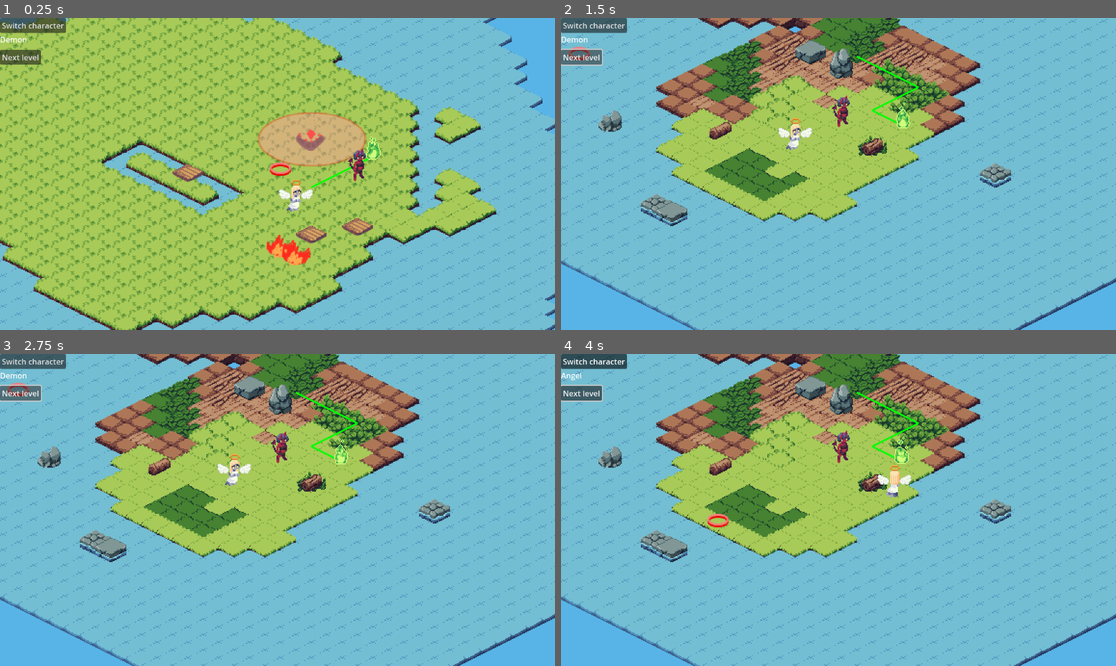
Above: before the commit, frames 1-4 (two rows, left to right).
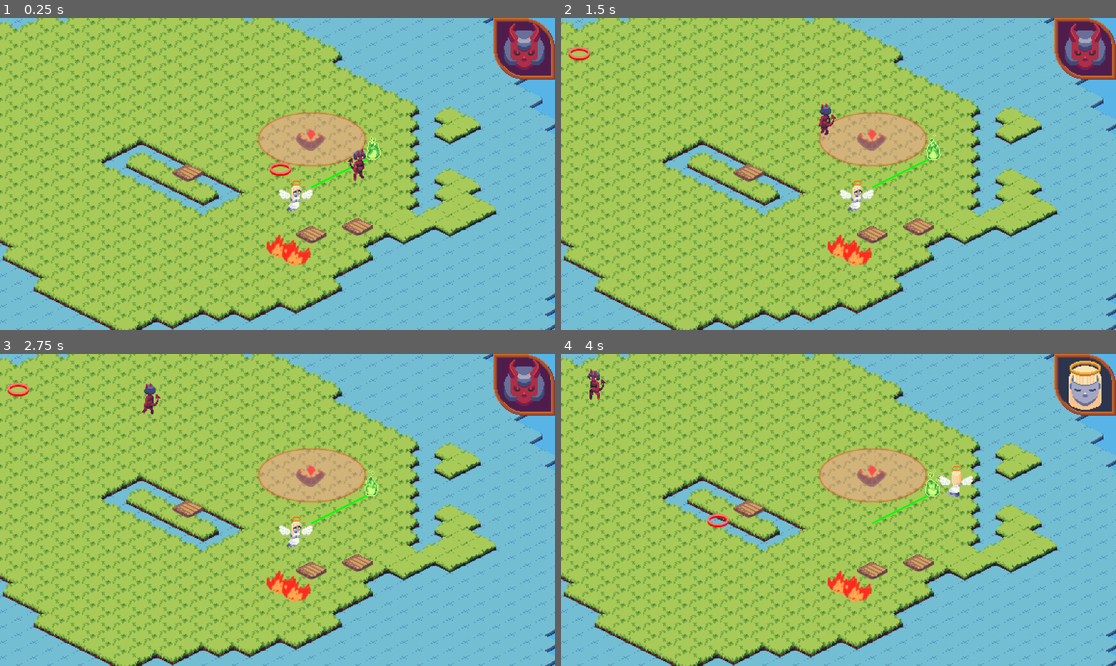
Above: after the commit, the same moments.

Repository: amdevcic/mashup-jam
Game: Godot game, scene res://Scenes/game.tscn
The game is run twice, just before and just after one commit, with the same random seed, the same clock (stepped at 60 frames per second) and the same inputs.
Inputs (mouse positions are in pixels of both pictures, inside the frame that each line leads up to):
- Up to frame 1 (0.25 s): no input
- Up to frame 2 (1.5 s): click (583, 58) at 0.5 s, where only the run before the commit has a clickable "Next level"; click (583, 58) at 1.25 s, where only the run before the commit has a clickable "Next level"
- Up to frame 3 (2.75 s): click (22, 394) at 2 s, where only the run before the commit has a clickable "Next level"
- Up to frame 4 (4 s): tap Enter at 2.75 s; move the mouse to (960, 494) at 2.77 s; tap Space at 2.85, 3.02, 3.32, 3.77, 3.8 s; click (960, 494) at 2.92 s; move the mouse to (727, 525) at 3.52 s; tap E at 3.6 s; click (727, 525) at 3.67 s

The runs differ from the first frame. In frame 1, 2.9% of the frame differs, in the area x 0-100%, y 0-20%; in frame 2, 69%, in the area x 0-100%, y 0-100%; in frame 3, 69%; in frame 4, 69%.

Commit message:
add character portraits

Diff:
--- a/Scenes/game.tscn
+++ b/Scenes/game.tscn
@@ -6,17 +6,11 @@
 [ext_resource type="PackedScene" uid="uid://dd1lei4unmq8a" path="res://Scenes/level2.tscn" id="3_eb2sd"]
 [ext_resource type="PackedScene" uid="uid://b7pluydprlt76" path="res://Scenes/angel.tscn" id="3_pfgay"]
 [ext_resource type="PackedScene" uid="uid://n1tecw20bkt4" path="res://Scenes/soul.tscn" id="6_0x2fl"]
+[ext_resource type="Texture2D" uid="uid://ck5s8mxpyk6n7" path="res://Assets/Sprites/characterportraitdemon.png" id="7_2ya7v"]
 [ext_resource type="AudioStream" uid="uid://cve7qjwca3sou" path="res://Assets/Music/Game_jam_final.wav" id="7_ulqya"]
 [ext_resource type="AudioStream" uid="uid://dbwafr4miod24" path="res://Assets/SFX/switch.wav" id="8_bfj11"]
+[ext_resource type="Texture2D" uid="uid://bp1jxdh3wp3mo" path="res://Assets/Sprites/characterportraitangel.png" id="8_pyinx"]
 [ext_resource type="AudioStream" uid="uid://ctdgipsd608ru" path="res://Assets/SFX/win.wav" id="9_yfr3o"]
-
-[sub_resource type="InputEventKey" id="InputEventKey_sqdon"]
-device = -1
-keycode = 32
-unicode = 32
-
-[sub_resource type="Shortcut" id="Shortcut_f0tn4"]
-events = [SubResource("InputEventKey_sqdon")]
 
 [node name="Game" type="Node2D" node_paths=PackedStringArray("loseScreen", "winScreen")]
 y_sort_enabled = true
@@ -38,25 +32,28 @@
 
 [node name="UI" type="CanvasLayer" parent="."]
 
-[node name="Button" type="Button" parent="UI"]
-offset_right = 8.0
-offset_bottom = 8.0
-shortcut = SubResource("Shortcut_f0tn4")
-text = "Switch character"
-metadata/_edit_use_anchors_ = true
+[node name="PortraitDemon" type="TextureRect" parent="UI"]
+anchors_preset = 1
+anchor_left = 1.0
+anchor_right = 1.0
+offset_left = -64.0
+offset_bottom = 64.0
+grow_horizontal = 0
+scale = Vector2(2, 2)
+pivot_offset = Vector2(64, 0)
+texture = ExtResource("7_2ya7v")
 
-[node name="Label" type="Label" parent="UI"]
-offset_top = 33.0
-offset_right = 44.0
-offset_bottom = 56.0
-text = "Angel"
-metadata/_edit_use_anchors_ = true
-
-[node name="Button2" type="Button" parent="UI"]
-offset_top = 66.0
-offset_right = 85.0
-offset_bottom = 97.0
-text = "Next level"
+[node name="PortraitAngel" type="TextureRect" parent="UI"]
+visible = false
+anchors_preset = 1
+anchor_left = 1.0
+anchor_right = 1.0
+offset_left = -64.0
+offset_bottom = 64.0
+grow_horizontal = 0
+scale = Vector2(2, 2)
+pivot_offset = Vector2(64, 0)
+texture = ExtResource("8_pyinx")
 
 [node name="LoseScreen" type="CanvasLayer" parent="."]
 process_mode = 2
@@ -141,7 +138,5 @@
 bus = &"SFX"
 
 [connection signal="onDeath" from="Soul" to="." method="loseLevel"]
-[connection signal="pressed" from="UI/Button" to="." method="switchCharacter"]
-[connection signal="pressed" from="UI/Button2" to="." method="nextLevel"]
 [connection signal="pressed" from="LoseScreen/VBoxContainer/Button" to="." method="restartCurrentLevel"]
 [connection signal="pressed" from="WinScreen/VBoxContainer/Button" to="." method="nextLevel"]
--- a/Scripts/game.gd
+++ b/Scripts/game.gd
@@ -4,31 +4,31 @@
 @export var loseScreen: CanvasLayer
 @export var winScreen: CanvasLayer
 
-@onready var characters: Array[Player] = [$"Demon", $"Angel"]
+@onready var characters: Array[Player] = [$Demon, $Angel]
+@onready var portraits: Array[TextureRect] = [$UI/PortraitDemon, $UI/PortraitAngel]
 @onready var soul: Node2D = $"Soul"
 
 @export var levels: Array[PackedScene]
 var level: Level
 var currentLevelIndex: int = 0
 
-@onready var characterLabel: Label = $"UI/Label"
 var activeCharacterIndex = 0
 
 var gameOver: bool = false
 
 func _ready():
 	loadLevel(currentLevelIndex)
-	characterLabel.text = GetActiveCharacter().name
 	soul.movement.movementFinished.connect(winLevel)
 
 func GetActiveCharacter() -> Player:
 	return characters[activeCharacterIndex]
 
 func switchCharacter():
+	portraits[activeCharacterIndex].visible = false
 	activeCharacterIndex = (activeCharacterIndex+1)%characters.size()
-	characterLabel.text = GetActiveCharacter().name
 	level.activeCharacter = GetActiveCharacter()
 	$Audio/Switch.play()
+	portraits[activeCharacterIndex].visible = true
 
 func nextLevel():
 	if (currentLevelIndex + 1) >= levels.size():
@@ -47,6 +47,9 @@
 	soul.beginMoving()
 	gameOver = false
 
+func _input(event):
+	if event is InputEventKey and event.is_pressed() and event.keycode == KEY_SPACE:
+		switchCharacter()
 
 
 func _physics_process(_delta):
Binary file added: Assets/Sprites/characterportraitangel.png
Not shown, added: Assets/Sprites/characterportraitangel.png.import
Binary file added: Assets/Sprites/characterportraitdemon.png
Not shown, added: Assets/Sprites/characterportraitdemon.png.import
